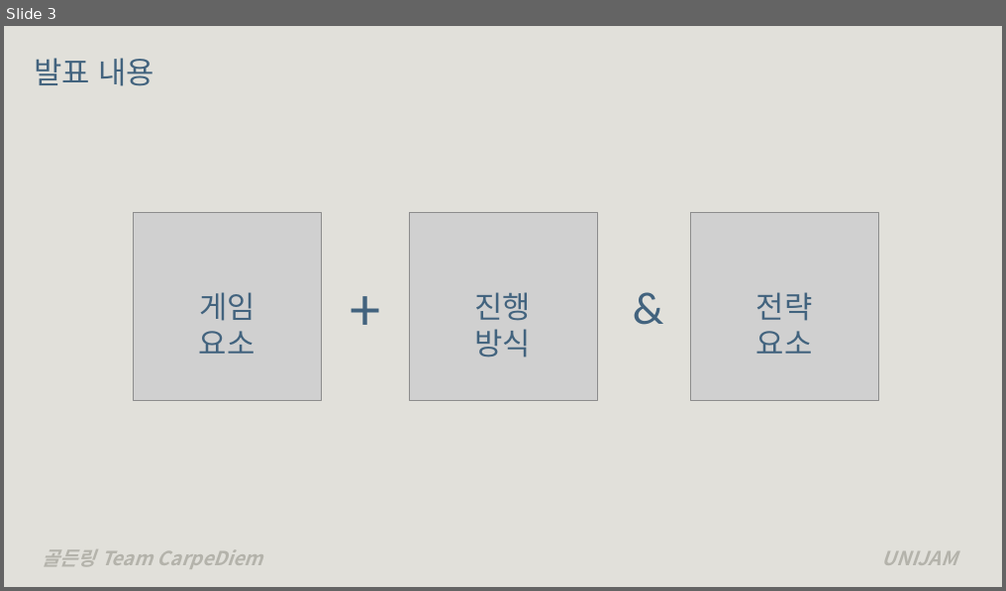
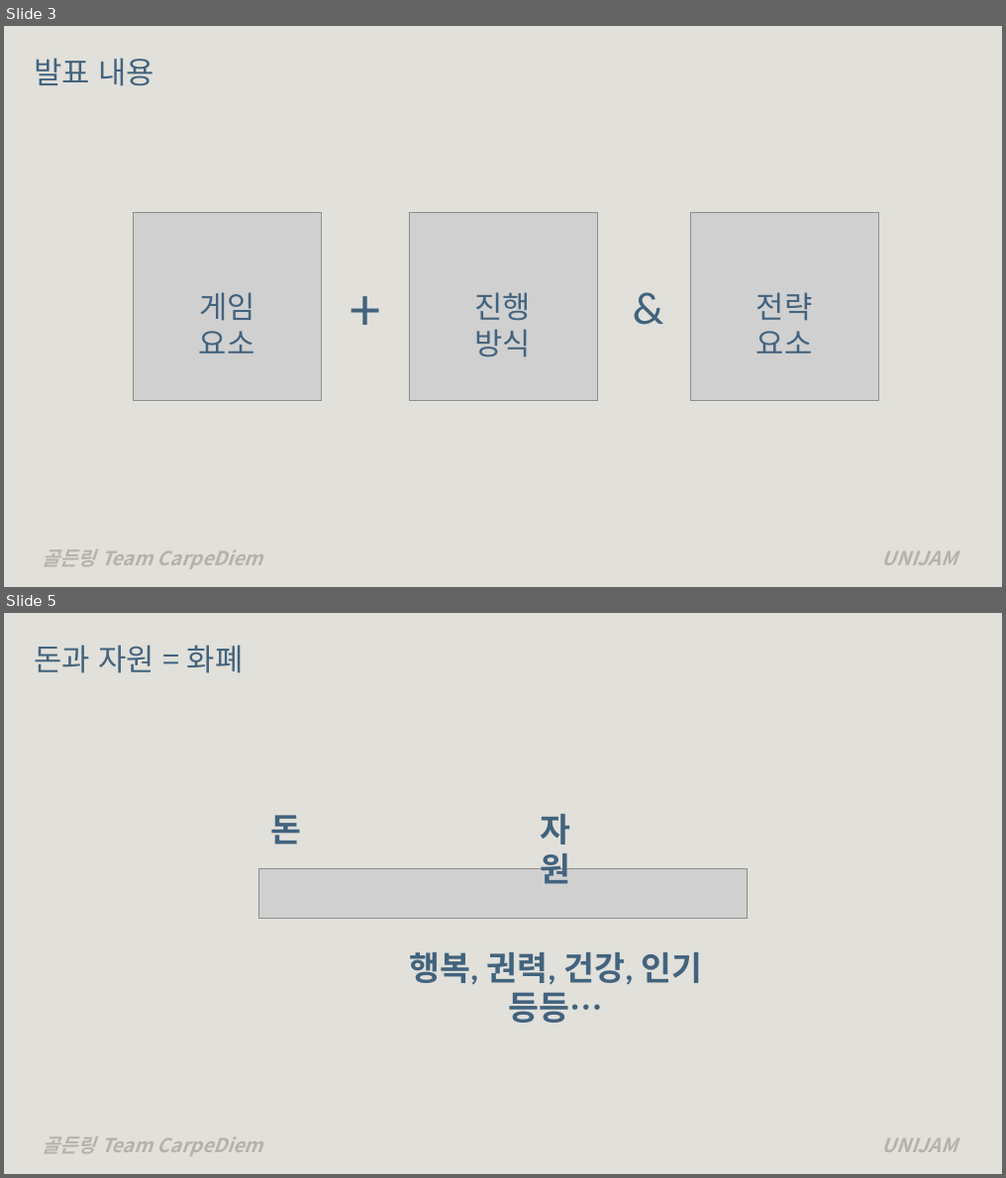
Before and after one commit to mashumairesh/CarpeDiem, a slide deck: CarpeDiem.pptx. Shown one above the other, each under a label of ours: slide 3 before the commit, slides 3 and 5 after it; the slides between them are not shown. The pictures are 1006x591 and 1006x1178 pixels, drawn with LibreOffice and Linux fonts; fonts in the diff are those of the drawing; grey boxes stand for pictures. Boxes give left, top, right and bottom in pixels: in the first picture for what was removed or moved away, otherwise in the second. Text is boxed around its words. In the diff, an @@ line names an element or a change of style, - is before the commit and + after.

```diff
--- a/CarpeDiem.pptx
+++ b/CarpeDiem.pptx
@@ slide 5 added at <box>4,613,1002,1174</box>, background #E1E0DA; not listed: 2 template elements that a slide beside it also shows @@
@@ title added at <box>34,645,244,673</box>, 44 pt, text #42637E @@
+돈과 자원 = 화폐
@@ text added at <box>271,815,302,845</box>, 48 pt, text #42637E, bold @@
+돈
@@ text added at <box>541,814,571,884</box>, 48 pt, text #42637E, bold @@
+자 원
@@ picture added at <box>259,869,747,918</box> @@
@@ text added at <box>409,953,702,1023</box>, 48 pt, text #42637E, bold @@
+행복, 권력, 건강, 인기 등등…
```
Also in this commit, not shown: 1 slide changed, 4 other slides added, 1 other file.
